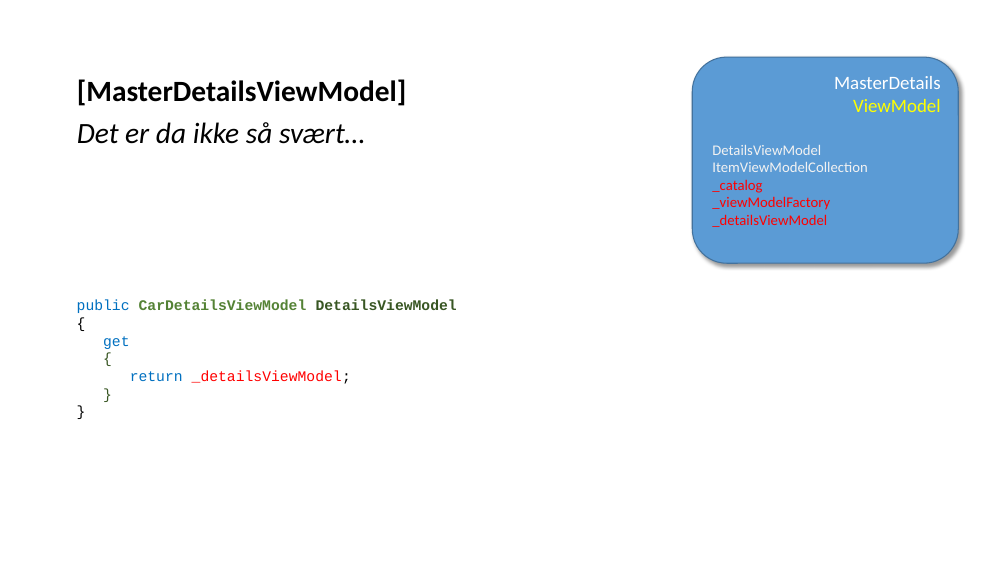
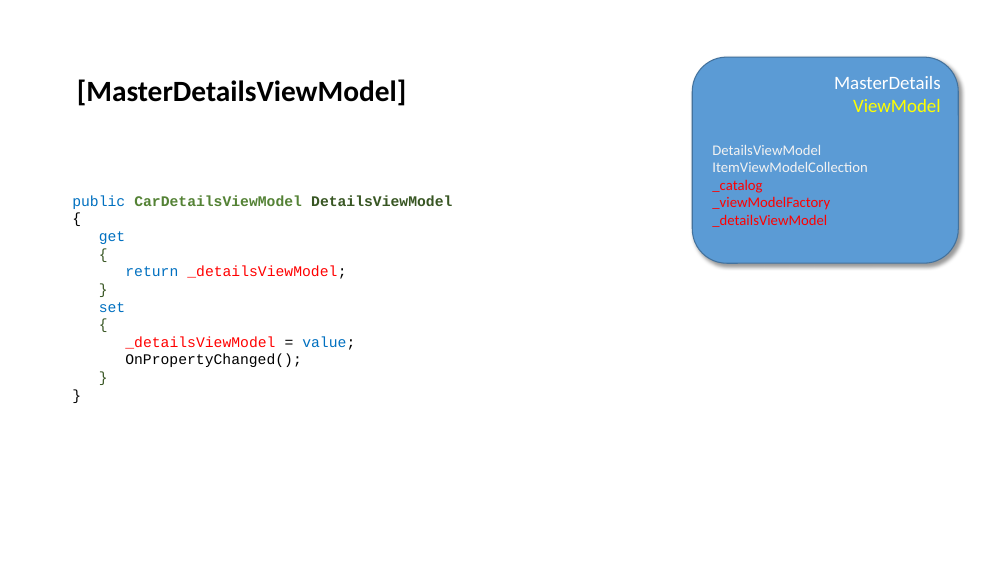
Before and after one commit to perl-easj/Teaching-materials, a slide deck: slide 22 of CSharpProgramming/Presentations/MVVM ViewModel Klasser.pptx. Drawn at 1008x567 pixels with LibreOffice and Linux fonts; fonts in the diff are those of the drawing. Boxes give left, top, right and bottom in pixels: in the first picture for what was removed or moved away, otherwise in the second. Text is boxed around its words. In the diff, an @@ line names an element or a change of style, - is before the commit and + after.

Commit message:
Significant changes in materials relating to Data Binding and MVVM
Introduction and use of RelayCommand class (contains parameters of
function-types) has been removed.
The class MasterViewModel has been removed, and its functionality is now
part of MasterDetailsViewModel class

```diff
--- a/CSharpProgramming/Presentations/MVVM ViewModel Klasser.pptx
+++ b/CSharpProgramming/Presentations/MVVM ViewModel Klasser.pptx
@@ text at (77,122,365,144): paragraph removed @@
-Det er da ikke så svært…
@@ text at (72,195,452,367): paragraph added @@
+}
@@ text "public CarDetailsViewModel DetailsViewModel": place and size @@
-text "public CarDetailsViewModel DetailsViewModel" at (77,300,457,384)
+text "public CarDetailsViewModel DetailsViewModel" at (72,195,452,367)
@@ text "public CarDetailsViewModel DetailsViewModel" at (72,195,452,367): text colour #000000 to #385723 in "}" @@
@@ text at (99,302,355,367): paragraphs added @@
+set
+{
+_detailsViewModel = value;
+OnPropertyChanged();
```
Also in this commit, not shown: 11 other slides changed, 1 slide added, 2 other files.
